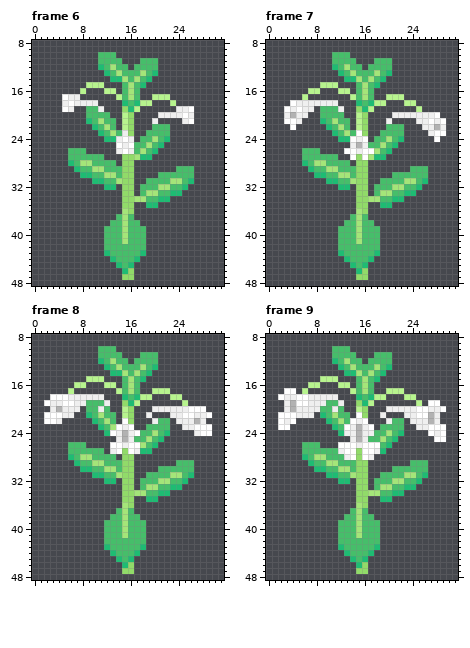
File history of a pixel-art file, assets/Flowers/Jewelweed/jewelweed_bloom.ase. That is the earlier state.
32x64 pixels, 11 frames. Shown: frame 6: x 0..31, y 8..48; frame 7: x 0..31, y 8..48; frame 8: x 0..31, y 8..48; frame 9: x 0..31, y 8..48. The commit also changed other frames, which this record leaves out.
New version:
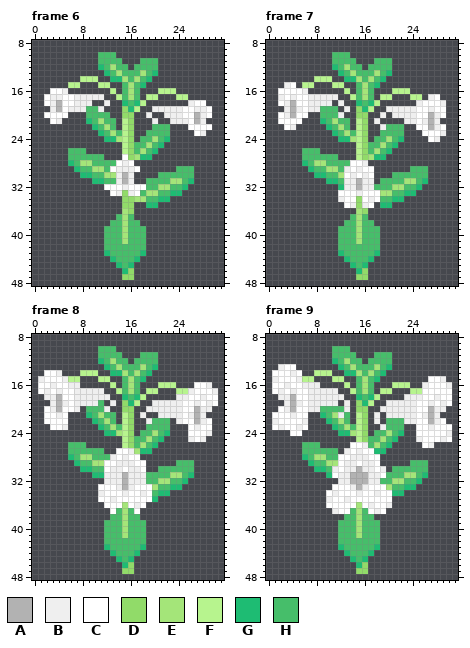
Palette (. is transparent): A #b2b2b2  B #efefef  C #ffffff  D #91db69  E #a4e579  F #b7f48e  G #1ebc73  H #46be6a
From old to new:
Changed rows in their new state; - is an unchanged pixel.
Frame 6:
first column x 2:
14 ------FFF-------------------
15 ----FF-..-F-----------------
16 -CCB--.---.--------FFF------
17 CBB-C-BBBB-------F-..-FF----
18 CBAC----.-B------.---.--BCC-
19 -BA--BB-----------BBBB-C-BBC
20 CCCC---------D---B-.----CABC
21 -CB------------------BB--AB-
22 ------------------------CCCC
23 -------------F-----------CB-
24 ------------EFD-------------
25 ------------.FD-------------
26 ------------.FD-------------
27 -------------C--------------
28 ------------CBC-------------
29 -----------CBBBC------------
30 ------------BAB-------------
31 ------------BAB-------------
32 ----------CCCBCCC-----------
33 -----------CB-BC------------
Frame 7:
first column x 2:
14 ------FFF-------------------
15 -BC-FF-..-F-----------------
16 CCCCB..---.--------FFF------
17 BCBCCBBBBB-------F-..-FF-BC-
18 CBACC----.B------.---..BCCCB
19 -BABC-B---.B------BBBBBCCBCC
20 C--CC-----B--D---B-----CCABC
21 C--C------------B-.--BBC-A-.
22 -CB--------------B-----CCABC
23 -------------F----------CC-B
24 ------------EFD----------CB-
25 ------------.FD-------------
26 -----------..FDH------------
27 ------------.FD-------------
28 ------------CCB-------------
29 -----------BCBCC------------
30 -----------CBCBC------------
31 -----------BBABB------------
32 -----------BBABB------------
33 ----------CCCBCCC-----------
34 ----------BCC-CBC-----------
35 -----------CB-BC------------
Frame 8:
first column x 1:
14 -CCB---FFF--------------------
15 BCCCBFF-..-F------------------
16 CCBCCBB.---.--------FFF---CCB-
17 CBCBCCBBBBB-------F-..-FFBCCCB
18 -BBA-C-----B------.---.BBCCBCC
19 -.-AB---BB-.B------BBBBBCCBCBC
20 -C--CC----HB--D---B-----C-ABB-
21 ---BC.-----------B.-BB---BA-.-
22 ---CC---------F---BH----CC--C-
23 --CCB--------HFD--------.CB---
24 ------------GEFD.--------CC-B-
25 -------------.FD---------BCB--
26 ------------..FDH-------------
27 ------------.-CBE-------------
28 ------------BCBCC-------------
29 -----------CCBBBCC------------
30 -----------CBBCBBC------------
31 -----------BBBABBB------------
32 -----------BBBABBB------------
33 ----------CCCBABCCC-----------
34 ----------BCCCBCCBC-----------
35 ----------CCBCCCCCC-----------
36 -----------CCC-CBC------------
37 ------------C---C-------------
Frame 9:
first column x 1:
13 -BCC--------------------------
14 CCCBC--FFF--------------------
15 BCCCBFF-..-F--------------CCB-
16 CCBCCBBB---.--------FFF--BCCCB
17 CB-BCCBBBBB-------F-..-FFCCCCC
18 -B-A-------B------.---BBBCCBCC
19 ----B----BB.B------BBBBBCCB-BC
20 -C--CC----H-B-D---B-------A-B-
21 C--BCC.----B--F--B.BBB---B----
22 B-C-CB-------.FD-B-H--B-CC--C-
23 CB-CBC------EHFD.-B-----CCB--C
24 ---CC-------GEFD.-------CC-C-B
25 -------------.FD--------BCC-BC
26 -----------..-CBHE-------CB---
27 -----------.B-B--G------------
28 -----------CCBBBCC------------
29 -----------CBBCBBC------------
30 ----------BCBBABBCB-----------
31 ----------CBBAAABBC-----------
32 -----------BBAAABB------------
33 ----------CCCBABCCC-----------
34 ---------CBCCCBCCBCC----------
35 ---------BCCBCCCCCCC----------
36 ---------CCCCC-CBCCB----------
37 ----------BCC---CBC-----------
Pixel boxes of the changes (left, top, right, bottom) in both pictures:
changed: (44, 76, 212, 196)
changed: (278, 76, 446, 208)
changed: (38, 370, 218, 514)
changed: (272, 364, 452, 514)
